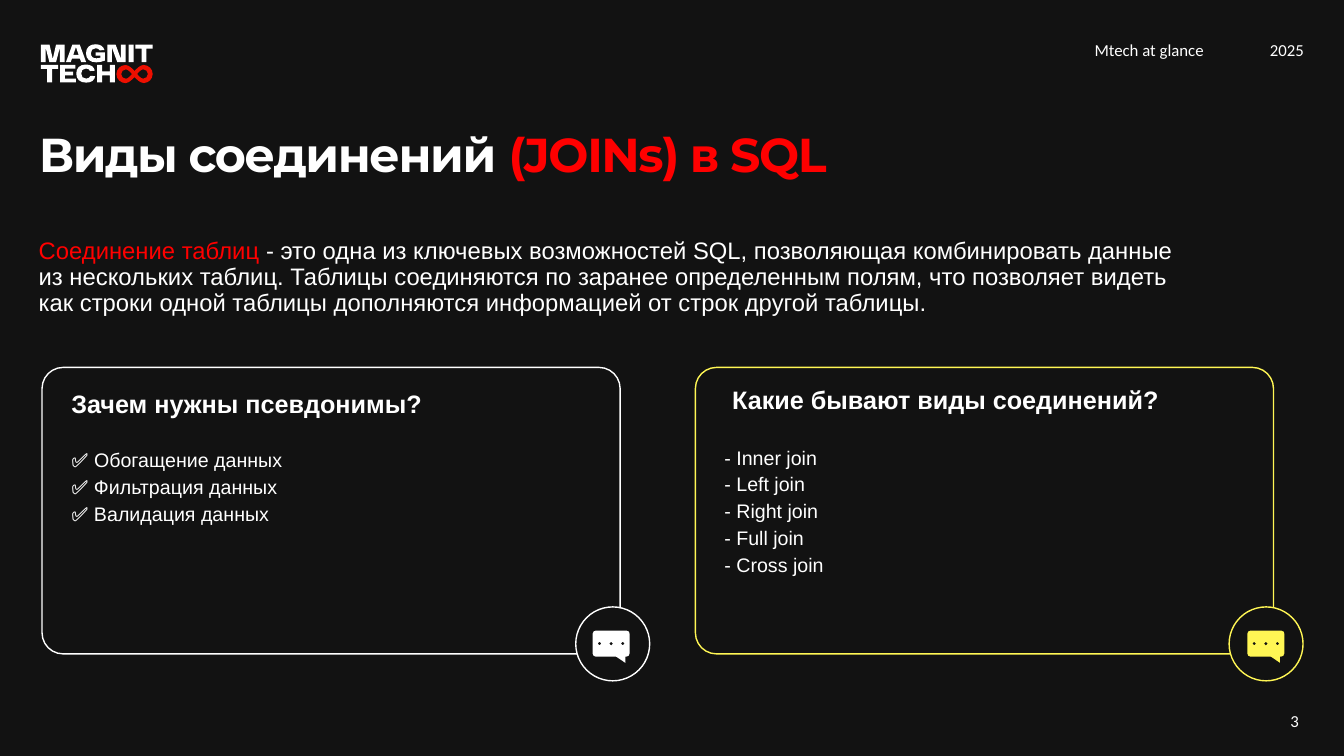
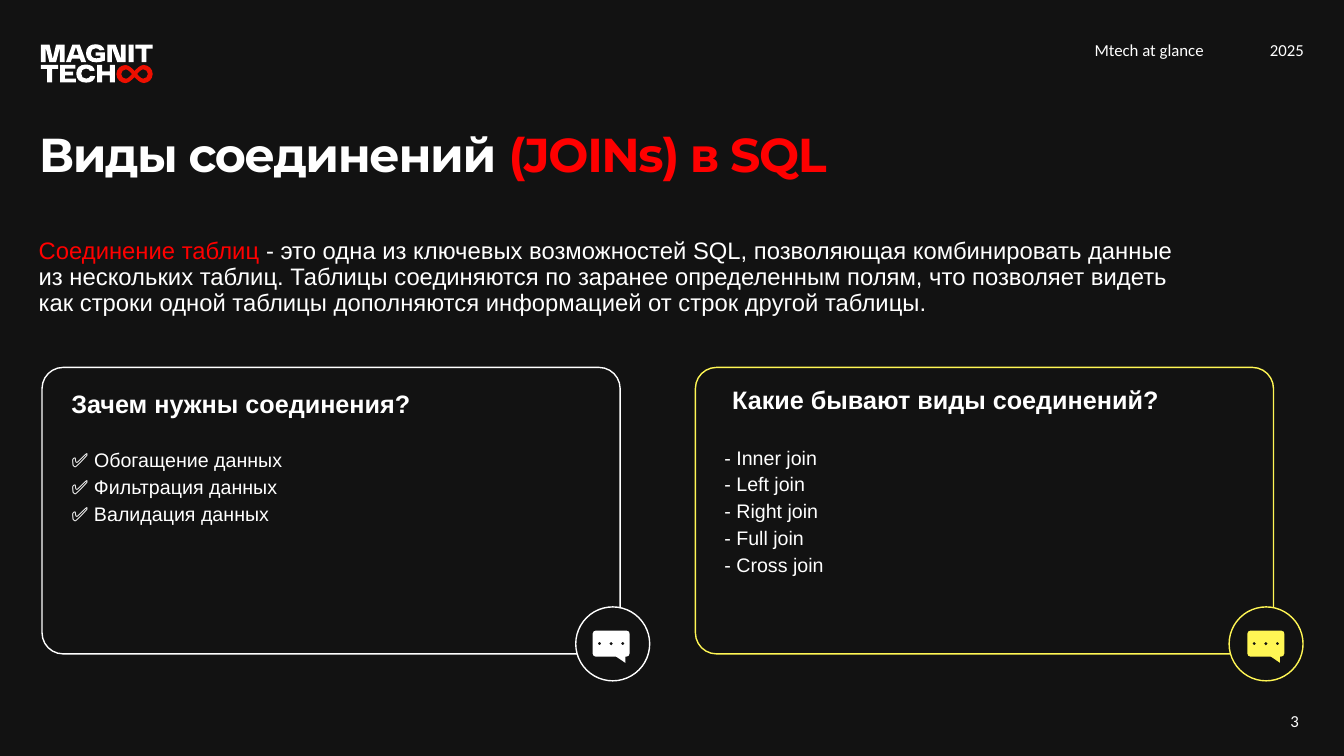
Before and after one commit to sql-for-students-2025/sql_course, a slide deck: slide 3 of lesson6/Занятие 6.pptx. Drawn at 1344x756 pixels with LibreOffice and Linux fonts; fonts in the diff are those of the drawing. Boxes give left, top, right and bottom in pixels: in the first picture for what was removed or moved away, otherwise in the second. Text is boxed around its words. In the diff, an @@ line names an element or a change of style, - is before the commit and + after.

Commit message:
fixed slide 3

```diff
--- a/lesson6/Занятие 6.pptx
+++ b/lesson6/Занятие 6.pptx
@@ text at (x1=71, y1=395, x2=410, y2=419): text changed @@
-Зачем нужны псевдонимы?
+Зачем нужны соединения?
```
